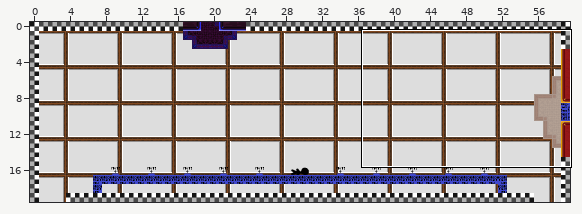
An edit to a level. Tiled map, Assets/maps/HubRooms/2 - Lower Class Rooms/Kitchen Probably.tmx. Above: a wide view before the commit, with the close-up outlined.
Close-up. Old version:
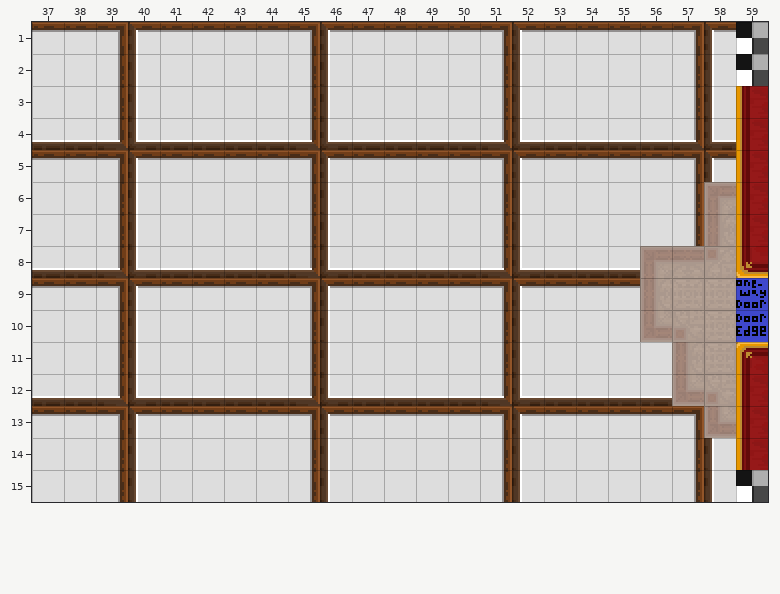
Cells are 16x16 px. Shown: x 37..59, y 1..15.
After the commit:
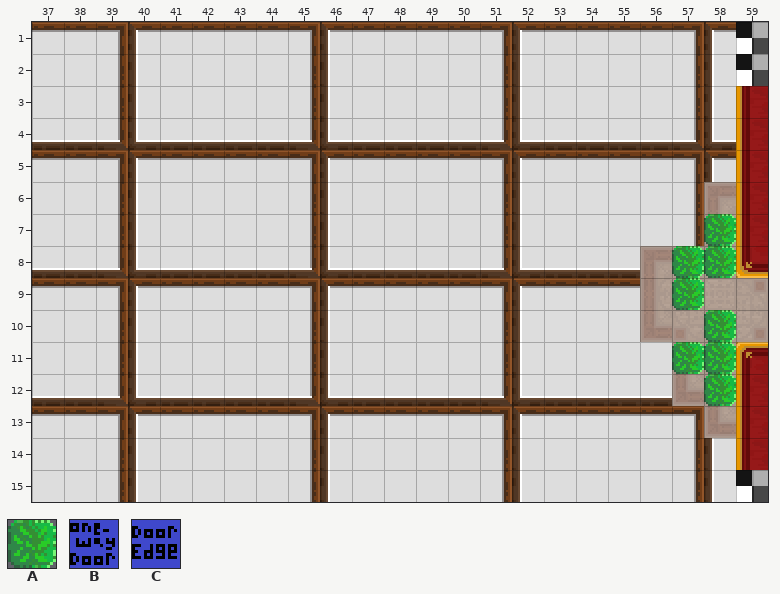
Key: from "PlaceholderSprites": A 30; from "Possible Extra Art": B 4 turned 90, C 5 turned 90.
_ is an empty cell.
Changes in this commit:
Layer "annotations (for game objects)":
The author put tile A in row 7 at x 58; in row 8 at x 57 to 58; in row 9 at x 57; in row 10 at x 58; in row 11 at x 57 to 58; in row 12 at x 58.
Layer "foreground":
Tile B is gone in row 9 at x 59.
Tile C is gone in row 10 at x 59.
Where, in picture pixels (left, top, right, bottom), the same in both close-ups:
changed: (672, 214, 768, 406)
